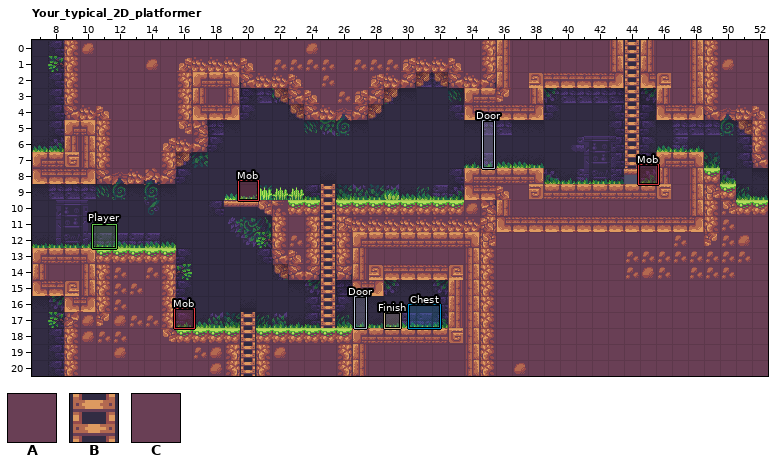
One commit to this LDtk project: assets/game.ldtk. That is the earlier state.
Cells are 16x16 px. Shown: Your_typical_2D_platformer x 7..52, y 0..20.
Key: from "Collisions": A 1 "dirt", B 2 "ladder", C 3 "stone".
_ is an empty cell.
Objects are placed by their top-left corner, in cells (3,4 is the top-left corner of cell 3,4); size is 1x1 cell unless given.
Layers that did not change in this view are not listed.
Layer "Collisions" before, first column x 7:
 0 __AAAAAAAAAAAAAAAAAAAAAAAAAAACCCCCCCCBCCCCAAAA
 1 __AAAAAAAAAAAAAAAAAAAAAAAAAAACCCCCCCCBCCCCAAAA
 2 __AAAAAAAACCCAAAAAAAAAAA__AAACCCCCCCCBCCCCAAAA
 3 __AAAAAAAACCC___AAAAAA_____CCCCC_____B_CCCAAAA
 4 __AAAAAAAACCC____AAAA______CCCCC_____B_CCCAAAA
 5 __CCAAAAAAA__________________________B_______A
 6 __CCAAAAAAA__________________________B_______A
 7 CCCCAAAAA____________________________B_CCC___A
 8 CCCCAAAAA__________________CCCCC_____A_CCCA___
 9 __________________B________CCCCCCCCCCCCCCCAA__
10 ____________AAAAAABAAAAAAAAAACCCCCCCCCCCCCAAAA
11 _______________AAABAAAAAAAAAACCCCCCCCCCCCCAAAA
12 _______________AAABACCCCCCCCAAAAAAAAAAAAAAAAAA
13 CCCCAAAAA______AAABACCCCCCCCAAAAAAAAAAAAAAAAAA
14 CCCCAAAAA_______AABACCCCCCCCAAAAAAAAAAAAAAAAAA
15 CCCCAAAAA_________B_CC____CCAAAAAAAAAAAAAAAAAA
16 __CCAAAAA_________B_______CCAAAAAAAAAAAAAAAAAA
17 __AAAAAAA____B____B_______CCAAAAAAAAAAAAAAAAAA
18 __AAAAAAAAAAABAAAAAACCCCCCCCAAAAAAAAAAAAAAAAAA
19 __AAAAAAAAAAABAAAAAACCCCCCCCAAAAAAAAAAAAAAAAAA
20 __AAAAAAAAAAABAAAAAACCCCCCCCAAAAAAAAAAAAAAAAAA
Objects on layer "Entities" before:
"Player" rectangle at 10.8,11.5 size 1.5x1.5
"Chest" rectangle at 30.5,16.5 size 2x1.5
"Mob" rectangle at 19.9,8.8 size 1.2x1.2
"Mob" rectangle at 15.9,16.8 size 1.2x1.2
"Door" rectangle at 27.1,16 size 0.8x2
"Door" rectangle at 35.1,5 size 0.8x3
"Mob" rectangle at 44.9,7.8 size 1.2x1.2
"Finish" rectangle at 29,17
Now the later version:
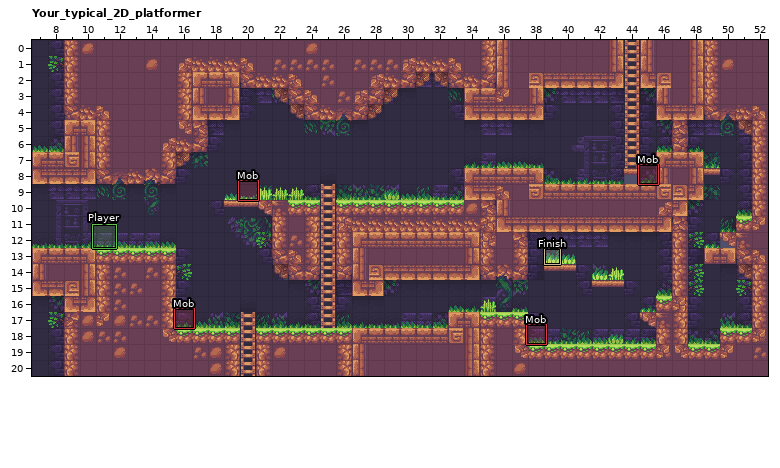
Difference:
Layer "Collisions":
Tile C gives way to tile A in row 11 at x 47.
The edit adds tile A in rows 5 to 6 at x 47; in rows 8 to 9 at x 52.
Tile A gives way to tile C in row 13 at x 49 to 50.
The author cleared tile A in row 9 at x 49 to 50; in row 10 at x 49 to 51; in row 11 at x 49 to 50; in row 12 at x 38 to 46 and 48 to 49; in row 13 at x 38 to 46 and 48; in row 14 at x 38, 41 to 46 and 48 to 51.
The author cleared tile A in row 15 at x 35 to 41, 44 to 46 and 48 to 51; in row 16 at x 35 to 45 and 48 to 51; in row 17 at x 38 to 44 and 48 to 51; in row 18 at x 38 to 45 and 48 to 49.
The author cleared tile C in rows 10 to 11 at x 48; in rows 15 to 16 at x 33 to 34.
Layer "Entities":
Object "Finish" rectangle at 29,17 becomes "Finish" rectangle at 39,13.
A new object: "Mob" rectangle at 37.9,17.8 size 1.2x1.2.
Object "Chest" rectangle at 30.5,16.5 size 2x1.5 is removed.
Object "Door" rectangle at 27.1,16 size 0.8x2 is removed.
Object "Door" rectangle at 35.1,5 size 0.8x3 is removed.
